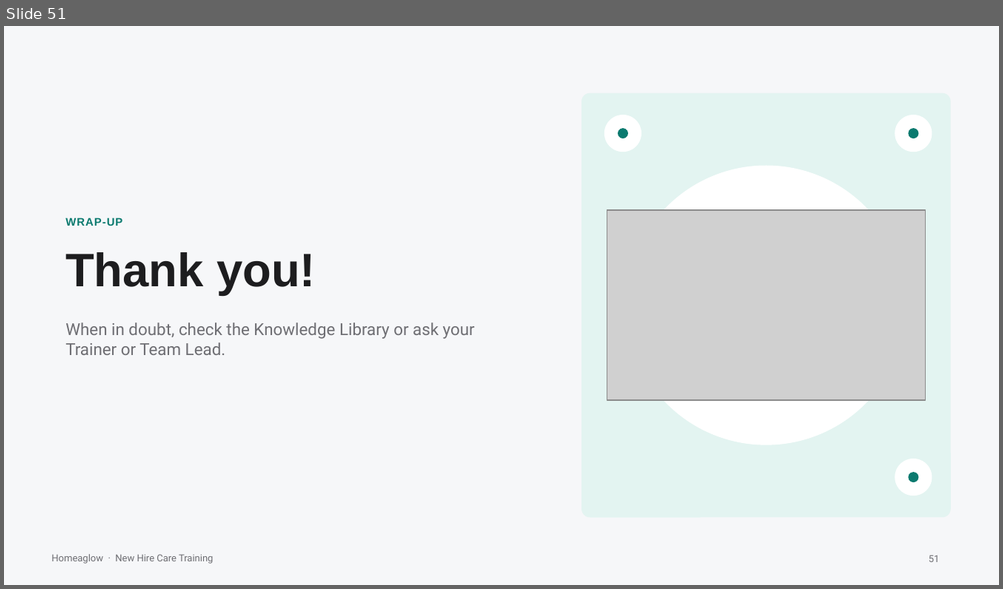
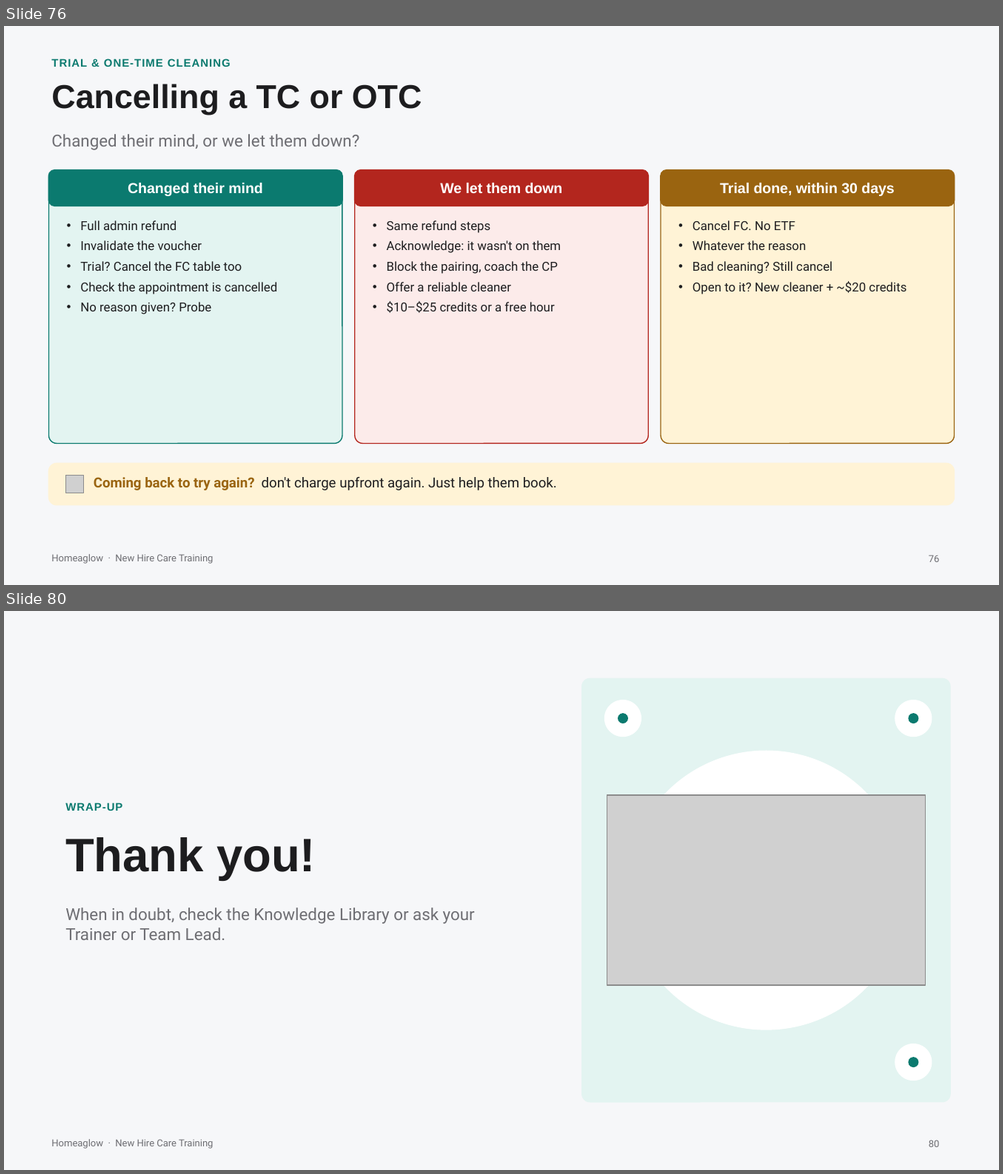
Before and after one commit to anjulimichelle/training, a slide deck: retention-membership-cancellation/retention-membership-cancellation.pptx. Shown one above the other, each under a label of ours: slide 51 before the commit, slides 76 and 80 after it; the slides between them are not shown. The pictures are 1003x589 and 1003x1174 pixels, drawn with LibreOffice and Linux fonts; fonts in the diff are those of the drawing; grey boxes stand for pictures. Boxes give left, top, right and bottom in pixels: in the first picture for what was removed or moved away, otherwise in the second. Text is boxed around its words. In the diff, an @@ line names an element or a change of style, - is before the commit and + after.

```diff
--- a/retention-membership-cancellation/retention-membership-cancellation.pptx
+++ b/retention-membership-cancellation/retention-membership-cancellation.pptx
@@ slide 76 added at box(4, 26, 999, 585), background #F6F7F9; not listed: 1 template element that a slide beside it also shows @@
@@ text added at box(51, 59, 230, 67), 8 pt, text #0B7A6F, bold @@
+TRIAL & ONE-TIME CLEANING
@@ text added at box(51, 84, 422, 115), 24 pt, text #1D1D1F, bold @@
+Cancelling a TC or OTC
@@ text added at box(51, 134, 359, 150), 12 pt, text #6E6E73 @@
+Changed their mind, or we let them down?
@@ rounded rectangle added at box(48, 170, 342, 443), fill #E3F4F1, outline #0B7A6F 0.75 pt @@
@@ rounded rectangle added at box(48, 170, 342, 206), fill #0B7A6F, outline #0B7A6F 1 pt, 10.5 pt, text #FFFFFF, bold @@
+Changed their mind
@@ rounded rectangle added at box(354, 170, 648, 443), fill #FCEBEA, outline #B3261E 0.75 pt @@
@@ rounded rectangle added at box(354, 170, 648, 206), fill #B3261E, outline #B3261E 1 pt, 10.5 pt, text #FFFFFF, bold @@
+We let them down
@@ rounded rectangle added at box(660, 170, 954, 443), fill #FFF3D6, outline #9A6410 0.75 pt @@
@@ rounded rectangle added at box(660, 170, 954, 206), fill #9A6410, outline #9A6410 1 pt, 10.5 pt, text #FFFFFF, bold @@
+Trial done, within 30 days
@@ text added at box(80, 221, 278, 315), 9 pt, text #1D1D1F @@
+• Full admin refund
+• Invalidate the voucher
+• Trial? Cancel the FC table too
+• Check the appointment is cancelled
+• No reason given? Probe
@@ text added at box(387, 221, 560, 313), 9 pt, text #1D1D1F @@
+• Same refund steps
+• Acknowledge: it wasn't on them
+• Block the pairing, coach the CP
+• Offer a reliable cleaner
+• $10–$25 credits or a free hour
@@ text added at box(692, 221, 906, 295), 9 pt, text #1D1D1F @@
+• Cancel FC. No ETF
+• Whatever the reason
+• Bad cleaning? Still cancel
+• Open to it? New cleaner + ~$20 credits
@@ rounded rectangle added at box(48, 463, 954, 506), fill #FFF3D6, outline #FFF3D6 0.75 pt @@
@@ picture added at box(65, 475, 84, 494) @@
@@ text added at box(94, 477, 557, 491), 10 pt, text #1D1D1F @@
+Coming back to try again? don't charge upfront again. Just help them book.
@@ page number added at box(928, 555, 939, 562), 7 pt, text #6E6E73 @@
+76
@@ what was slide 51 is now slide 80 @@
@@ page number at box(928, 1140, 939, 1147): text changed @@
-51
+80
```
Also in this commit, not shown: 7 slides changed, 28 other slides added, 4 other files.
